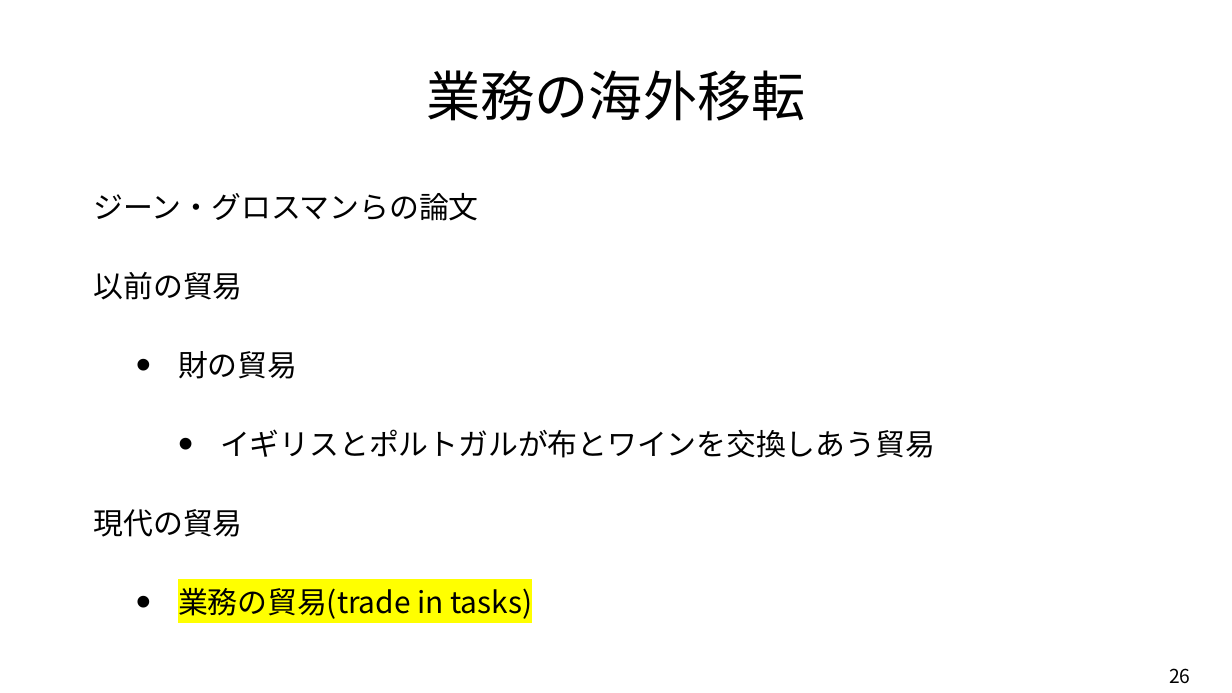
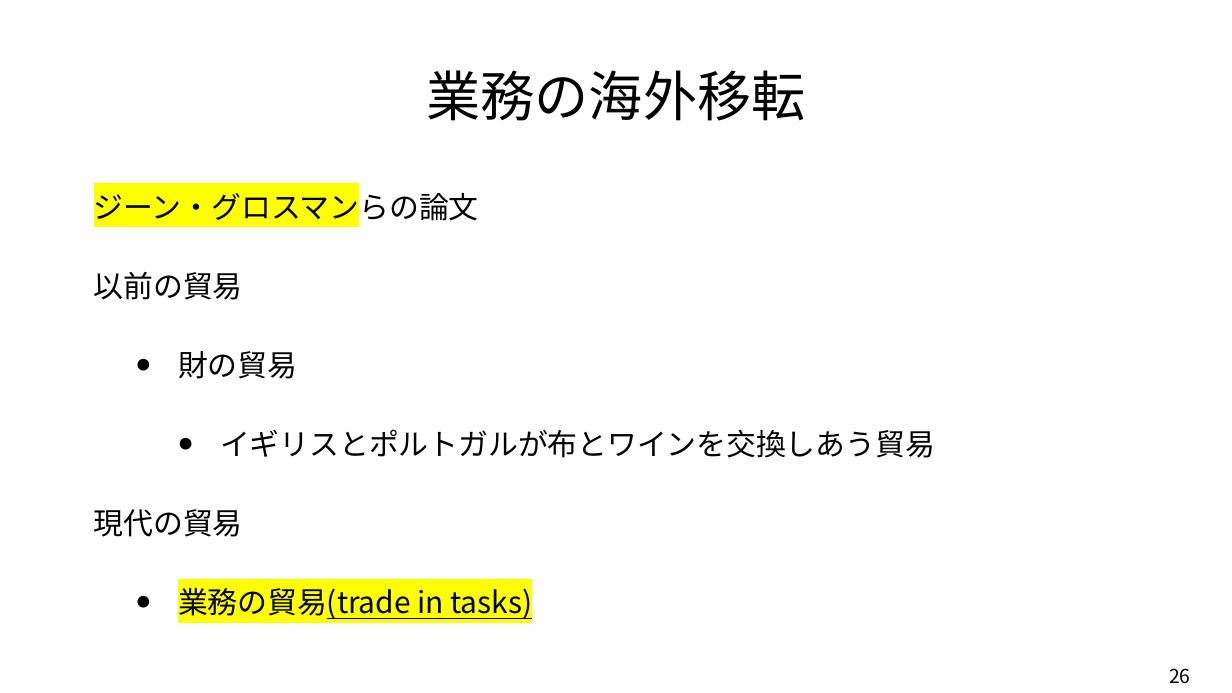
Before and after one commit to ayumu-tanaka/mof2025, a slide deck: slide 26 of slides/03企業のグローバル化.pptx. Drawn at 1232x693 pixels with LibreOffice and Linux fonts; fonts in the diff are those of the drawing. Boxes give left, top, right and bottom in pixels: in the first picture for what was removed or moved away, otherwise in the second. Text is boxed around its words. In the diff, an @@ line names an element or a change of style, - is before the commit and + after.

```diff
--- a/slides/03企業のグローバル化.pptx
+++ b/slides/03企業のグローバル化.pptx
@@ text at (94,187,532,619): highlight none to #FFFF00 in "ジーン・グロスマンらの論文"; underline on in "業務の貿易(trade in tasks)" @@
```
Also in this commit, not shown: 9 other slides changed, 5 other files.
